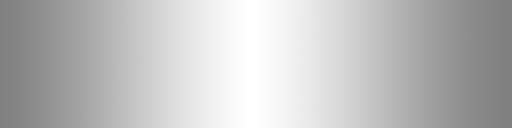
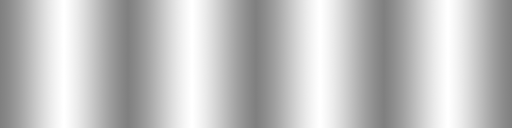
Layer changes from the first 512×128 image to the second:
added layer "Layer 1 copy 2" above "Layer 1" over [2, 0, 510, 128]
hid "Layer 1" over [2, 0, 505, 128]
